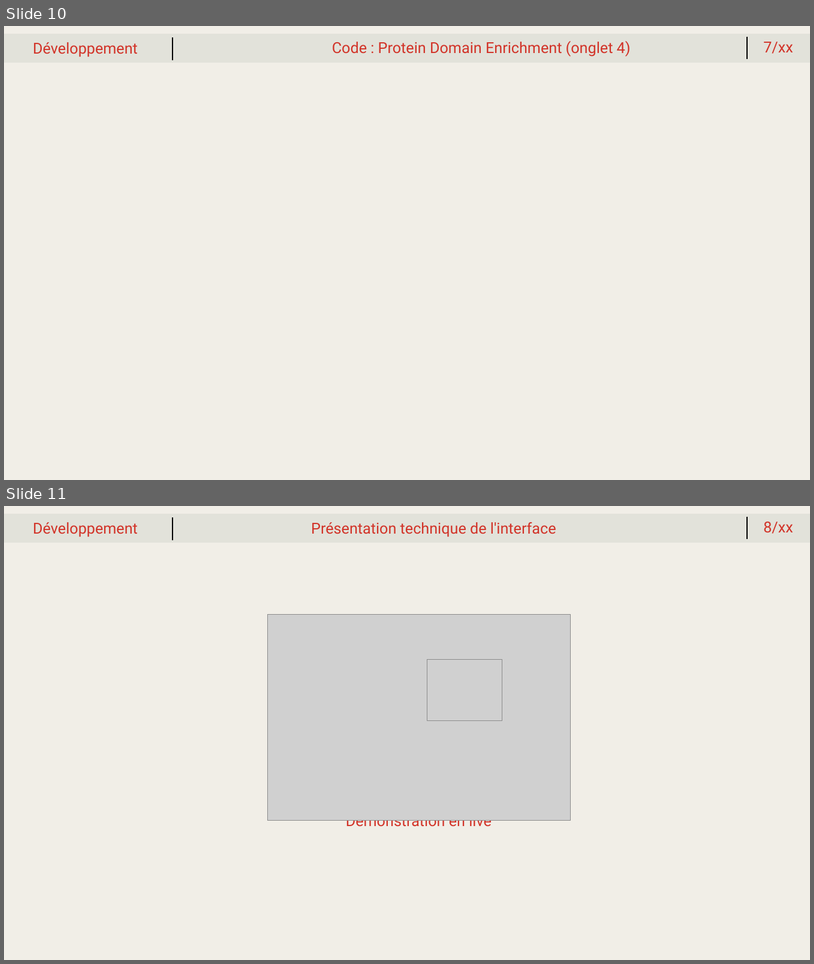
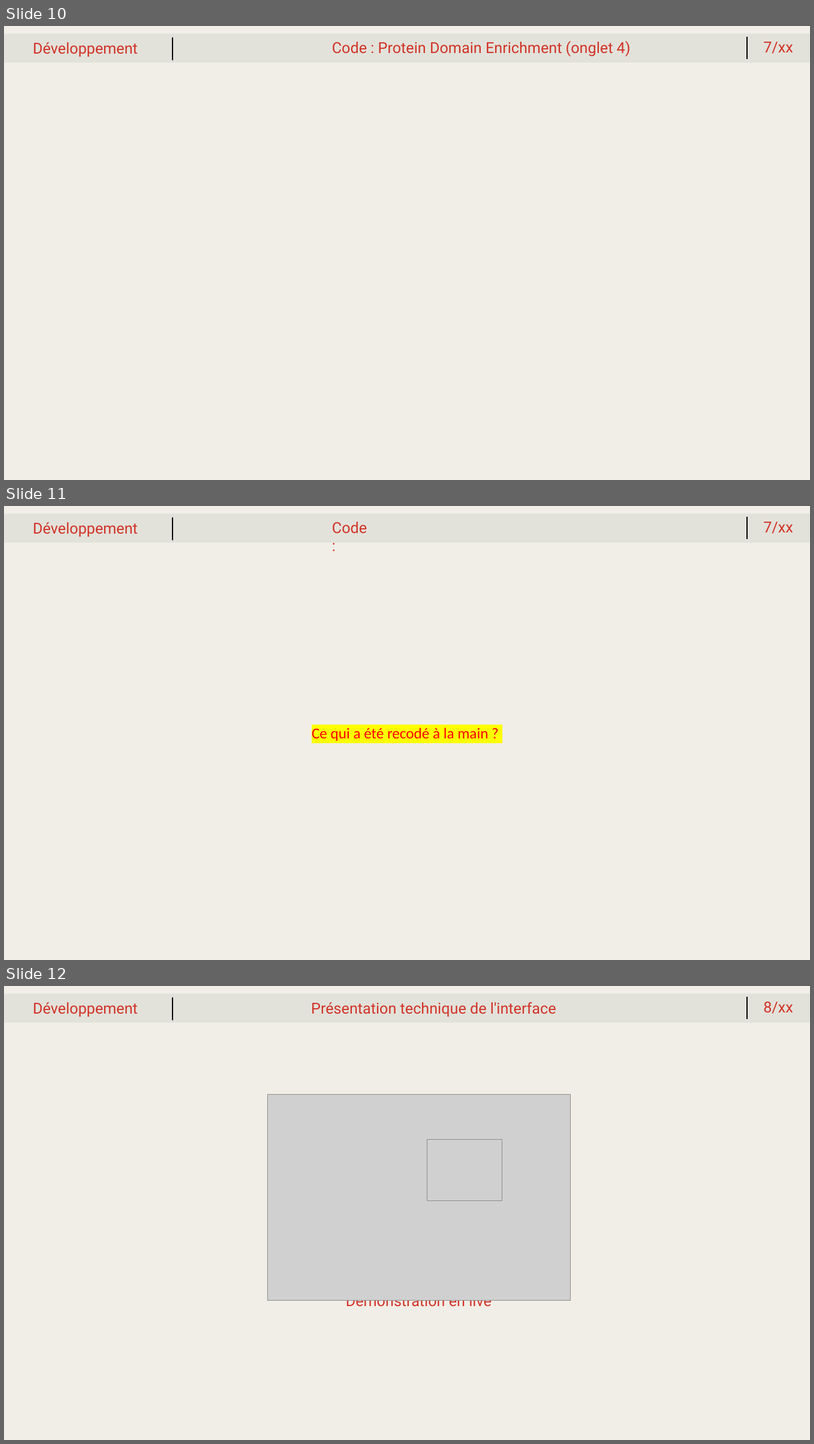
Before and after one commit to meijemathe/projet_enrichissement_fonctionnel, a slide deck: Projet_enrichissement_shiny.pptx. Shown one above the other, each under a label of ours: slides 10 and 11 before the commit, slides 10, 11 and 12 after it. The pictures are 814x964 and 814x1444 pixels, drawn with LibreOffice and Linux fonts; fonts in the diff are those of the drawing; grey boxes stand for pictures. Boxes give left, top, right and bottom in pixels: in the first picture for what was removed or moved away, otherwise in the second. Text is boxed around its words. In the diff, an @@ line names an element or a change of style, - is before the commit and + after.

```diff
--- a/Projet_enrichissement_shiny.pptx
+++ b/Projet_enrichissement_shiny.pptx
@@ slide 11 added at bbox=[4, 506, 810, 960], background #FFFFFF @@
@@ rectangle added at bbox=[4, 506, 810, 960], fill #F1EEE7, outline #F1EEE7 1 pt, 18 pt, text #FF0000 @@
+Ce qui a été recodé à la main ?
@@ text added at bbox=[33, 522, 138, 537], 18 pt, text #D23328 @@
+Développement
@@ group added at bbox=[4, 514, 810, 543]: 2 lines, 2 texts, 1 rectangle @@
+Code :
+7/xx
@@ what was slide 11 is now slide 12 @@
```
Also in this commit, not shown: 2 slides changed.
